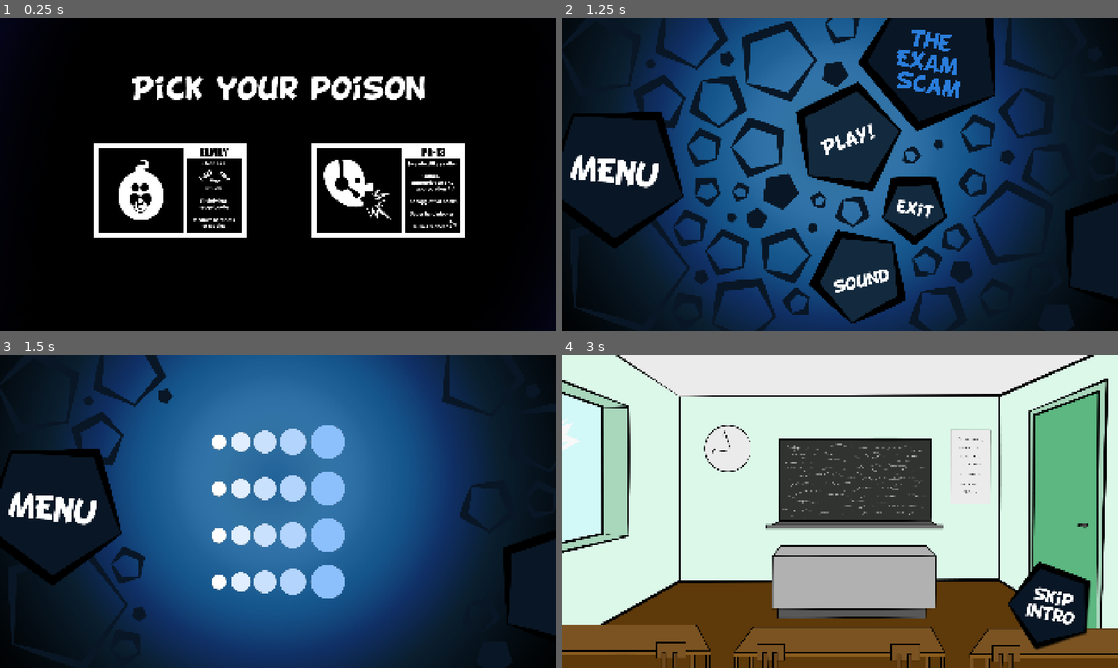
Above: before the commit, frames 1-4 (two rows, left to right).
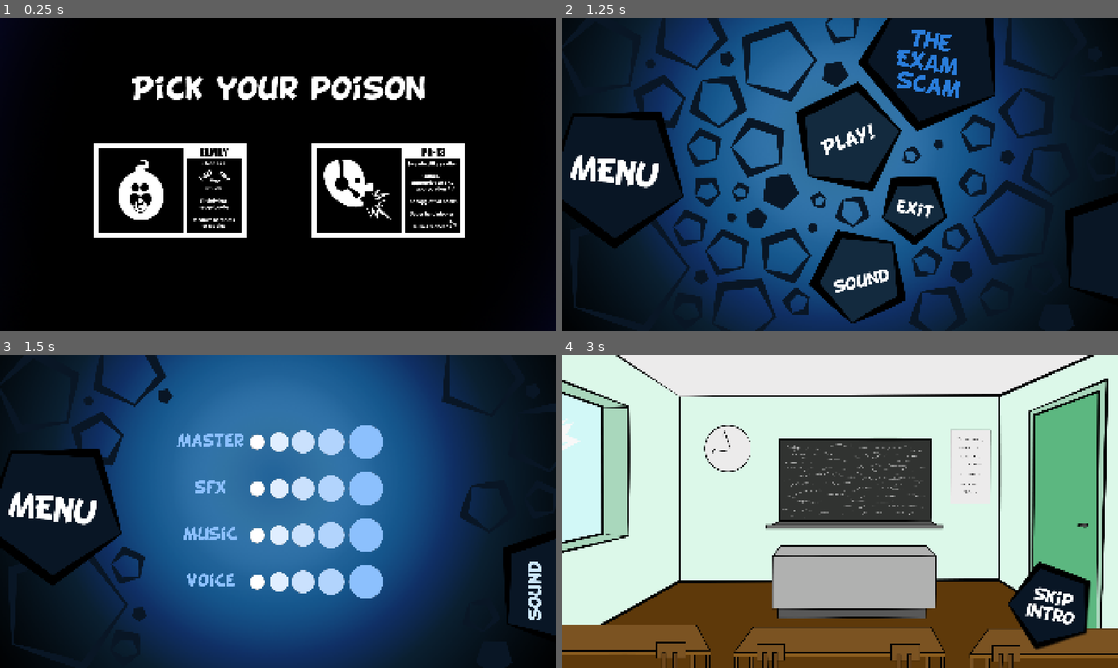
Above: after the commit, the same moments.

Repository: Trickylady/The-Exam-Scam
Game: Godot game, scene res://scenes/pickpgnonpg.tscn
The game is run twice, just before and just after one commit, with the same random seed, the same clock (stepped at 60 frames per second) and the same inputs.
Inputs (mouse positions are in pixels of both pictures, inside the frame that each line leads up to):
- Up to frame 1 (0.25 s): no input
- Up to frame 2 (1.25 s): click (734, 190) at 0.5 s
- Up to frame 3 (1.5 s): click (294, 614) at 1.25 s
- Up to frame 4 (3 s): click (617, 514) at 2 s; click (851, 473) at 2.75 s

Frames 1-2 are identical in both runs. In frame 3, 8.5% of the frame differs, in the area x 31-98%, y 22-85%; in frame 4, nothing differs.

Commit message:
stats and scores plus sound setting fix

Diff:
--- a/instances/GameStats.gd
+++ b/instances/GameStats.gd
@@ -15,7 +15,8 @@
 var _all: Dictionary[int, LevelStats] = {}
 var level_t_start: int
 var level_n: int
-
+var level_stats: LevelStats:
+	get: return _all[level_n]
 
 signal score_updated
 
@@ -32,26 +33,21 @@
 
 
 func increase_score(partial_scores: int) -> void:
-	var level_stat: LevelStats = _all[level_n]
-	level_stat.scores += partial_scores
+	level_stats.scores += partial_scores
 	score_updated.emit()
 
 
 func _increase_hits(_pencil: Pencil) -> void:
-	var level_stat: LevelStats = _all[level_n]
-	level_stat.hits += 1
+	level_stats.hits += 1
 func _increase_cuts() -> void:
-	var level_stat: LevelStats = _all[level_n]
-	level_stat.cuts += 1
+	level_stats.cuts += 1
 func _on_powerup_collected(powerup: Powerup) -> void:
-	var level_stat: LevelStats = _all[level_n]
 	match powerup.type:
-		Powerup.Type.LIFE: level_stat.lives_collected += 1
-		Powerup.Type.BOOST: level_stat.boosts_collected += 1
-		Powerup.Type.SLOW: level_stat.slows_collected += 1
+		Powerup.Type.LIFE: level_stats.lives_collected += 1
+		Powerup.Type.BOOST: level_stats.boosts_collected += 1
+		Powerup.Type.SLOW: level_stats.slows_collected += 1
 func _on_level_end() -> void:
-	var level_stat: LevelStats = _all[level_n]
-	level_stat.time_elapsed = Time.get_ticks_msec() - level_t_start
+	level_stats.time_elapsed = Time.get_ticks_msec() - level_t_start
 
 
 func get_global_scores() -> int:
@@ -92,4 +88,4 @@
 	if t_dict["hour"] > 0:
 		return "%d:%02d%02d" % [t_dict["hour"], t_dict["minute"], t_dict["second"]]
 
-	return "%02d%02d.%03d" % [t_dict["minute"], t_dict["second"], fract]
+	return "%02d:%02d.%03d" % [t_dict["minute"], t_dict["second"], fract]
--- a/scenes/level_score.gd
+++ b/scenes/level_score.gd
@@ -4,11 +4,31 @@
 func _ready() -> void:
 	Aud.play_win_level()
 	Input.mouse_mode = Input.MOUSE_MODE_VISIBLE
+	await get_tree().process_frame
 	_populate()
 
 
 func _populate() -> void:
-	%lb_score.text =  "[wave]%s[/wave]" % Mng.score
+	var text: String
+	var l_stats: GameStats.LevelStats = Mng.stats.level_stats
+	%lb_level.text = "Level %s completed!" % Mng.stats.level_n
+
+	text = "with %s cuts!" % stat_value(l_stats.cuts)
+	text += "\nLevel score %s" % stat_value(l_stats.scores)
+	text += "\nTime elapsed %s" % stat_value(GameStats.t_msec_to_string(l_stats.time_elapsed))
+	text += "\n1 UPs! collected %s" % stat_value(l_stats.lives_collected)
+	text += "\nAdderals collected %s" % stat_value(l_stats.boosts_collected)
+	text += "\nXanax collected %s" % stat_value(l_stats.slows_collected)
+	text += "\nHits %s times..." % stat_value(l_stats.hits, Color.ORANGE_RED)
+	%lb_score.text = text
+
+	var tot_scores: int = Mng.stats.get_global_scores()
+	%lb_tot_score.text = "Total scores %s" % stat_value(tot_scores, Color.GREEN, 80)
+
+
+func stat_value(value: Variant, col: Color = Color.GOLD, text_size: int = 50) -> String:
+	var col_hex: String = col.to_html(false)
+	return "[color=%s][font_size=%s][wave]%s[/wave][/font_size][/color]" % [col_hex, text_size, value]
 
 
 func _on_btn_go_to_menu_pressed() -> void:
--- a/scenes/level_score.tscn
+++ b/scenes/level_score.tscn
@@ -41,22 +41,39 @@
 offset_bottom = 390.0
 grow_horizontal = 2
 grow_vertical = 2
+theme_override_constants/separation = 36
 alignment = 1
 
-[node name="Label" type="Label" parent="vb"]
+[node name="lb_level" type="Label" parent="vb"]
+unique_name_in_owner = true
 layout_mode = 2
-text = "Score"
+text = "Level 0 completed!"
 label_settings = SubResource("LabelSettings_fordv")
 horizontal_alignment = 1
 
 [node name="lb_score" type="RichTextLabel" parent="vb"]
 unique_name_in_owner = true
 layout_mode = 2
+theme_override_font_sizes/normal_font_size = 35
 bbcode_enabled = true
-text = "1500"
+text = "with [color=red][font_size=50][wave]10[/wave][/font_size][/color] cuts!
+Level score [font_size=50][wave]752[/wave][/font_size]
+Time elapsed [font_size=50][wave]0:00.023[/wave][/font_size]
+1 UPs! collected [font_size=50][wave]0[/wave][/font_size]
+Adderals collected [font_size=50][wave]2[/wave][/font_size]
+Xanax collected [font_size=50][wave]1[/wave][/font_size]
+Hits [font_size=50][wave]3[/wave][/font_size] times..."
 fit_content = true
 horizontal_alignment = 1
 vertical_alignment = 1
+
+[node name="lb_tot_score" type="RichTextLabel" parent="vb"]
+unique_name_in_owner = true
+layout_mode = 2
+bbcode_enabled = true
+text = "Tot Scores [font_size=70]1340"
+fit_content = true
+horizontal_alignment = 1
 
 [node name="btn_go_to_menu" type="Button" parent="."]
 layout_mode = 0
--- a/scenes/sound_settings.gd
+++ b/scenes/sound_settings.gd
@@ -9,6 +9,19 @@
 	%volume_voice.value =  AudioServer.get_bus_volume_linear(3)
 
 
+func _toggle_mute(bus: int) -> void:
+	var is_mute: bool = AudioServer.is_bus_mute(bus)
+	AudioServer.set_bus_mute(bus, !is_mute)
+	match bus:
+		0: %lb_master.text = "Master" if is_mute else "[color=black][s]Master"
+		1: %lb_sfx.text = "Sfx" if is_mute else "[color=black][s]Sfx"
+		2: %lb_music.text = "Music" if is_mute else "[color=black][s]Music"
+		3: %lb_voice.text = "voice" if is_mute else "[color=black][s]voice"
+
+
+func _on_btn_back_pressed() -> void:
+	hide()
+
 func _on_volume_master_value_changed(value: float) -> void:
 	AudioServer.set_bus_volume_linear(0, value)
 func _on_volume_sfx_value_changed(value: float) -> void:
@@ -19,5 +32,7 @@
 	AudioServer.set_bus_volume_linear(3, value)
 
 
-func _on_btn_back_pressed() -> void:
-	hide()
+func _on_lb_master_gui_input(event: InputEvent) -> void: if event.is_pressed(): _toggle_mute(0)
+func _on_lb_sfx_gui_input(event: InputEvent) -> void: if event.is_pressed(): _toggle_mute(1)
+func _on_lb_music_gui_input(event: InputEvent) -> void: if event.is_pressed(): _toggle_mute(2)
+func _on_lb_voice_gui_input(event: InputEvent) -> void: if event.is_pressed(): _toggle_mute(3)
--- a/scenes/sound_settings.tscn
+++ b/scenes/sound_settings.tscn
@@ -1,9 +1,13 @@
-[gd_scene load_steps=5 format=3 uid="uid://5h3ennugpanl"]
+[gd_scene load_steps=6 format=3 uid="uid://5h3ennugpanl"]
 
 [ext_resource type="Script" uid="uid://6voauss1t5dj" path="res://scenes/sound_settings.gd" id="1_6uf41"]
 [ext_resource type="Theme" uid="uid://benif35do1jnk" path="res://theme/main.theme" id="1_lt7em"]
 [ext_resource type="PackedScene" uid="uid://dn1ofk32ps65o" path="res://instances/volume_slider.tscn" id="3_b4h2r"]
 [ext_resource type="Texture2D" uid="uid://2i8ledfyd7uc" path="res://images/bg/background_menutabs.png" id="3_lt7em"]
+
+[sub_resource type="LabelSettings" id="LabelSettings_tg8u4"]
+font_size = 50
+font_color = Color(0.807843, 0.909804, 0.984314, 1)
 
 [node name="sound_settings" type="Control"]
 layout_mode = 3
@@ -31,25 +35,85 @@
 theme_override_constants/separation = 44
 alignment = 1
 
-[node name="volume_master" parent="vb" instance=ExtResource("3_b4h2r")]
+[node name="hb1" type="HBoxContainer" parent="vb"]
+layout_mode = 2
+size_flags_horizontal = 4
+
+[node name="lb_master" type="RichTextLabel" parent="vb/hb1"]
+unique_name_in_owner = true
+custom_minimum_size = Vector2(260, 0)
+layout_mode = 2
+size_flags_horizontal = 4
+theme_override_colors/default_color = Color(0.54902, 0.752941, 0.992157, 1)
+bbcode_enabled = true
+text = "[s]Master"
+horizontal_alignment = 1
+vertical_alignment = 1
+
+[node name="volume_master" parent="vb/hb1" instance=ExtResource("3_b4h2r")]
 unique_name_in_owner = true
 layout_mode = 2
 size_flags_horizontal = 4
 size_flags_vertical = 4
 
-[node name="volume_sfx" parent="vb" instance=ExtResource("3_b4h2r")]
+[node name="hb2" type="HBoxContainer" parent="vb"]
+layout_mode = 2
+size_flags_horizontal = 4
+
+[node name="lb_sfx" type="RichTextLabel" parent="vb/hb2"]
+unique_name_in_owner = true
+custom_minimum_size = Vector2(260, 0)
+layout_mode = 2
+size_flags_horizontal = 4
+theme_override_colors/default_color = Color(0.54902, 0.752941, 0.992157, 1)
+bbcode_enabled = true
+text = "sfx"
+horizontal_alignment = 1
+vertical_alignment = 1
+
+[node name="volume_sfx" parent="vb/hb2" instance=ExtResource("3_b4h2r")]
 unique_name_in_owner = true
 layout_mode = 2
 size_flags_horizontal = 4
 size_flags_vertical = 4
 
-[node name="volume_mus" parent="vb" instance=ExtResource("3_b4h2r")]
+[node name="hb3" type="HBoxContainer" parent="vb"]
+layout_mode = 2
+size_flags_horizontal = 4
+
+[node name="lb_music" type="RichTextLabel" parent="vb/hb3"]
+unique_name_in_owner = true
+custom_minimum_size = Vector2(260, 0)
+layout_mode = 2
+size_flags_horizontal = 4
+theme_override_colors/default_color = Color(0.54902, 0.752941, 0.992157, 1)
+bbcode_enabled = true
+text = "Music"
+horizontal_alignment = 1
+vertical_alignment = 1
+
+[node name="volume_mus" parent="vb/hb3" instance=ExtResource("3_b4h2r")]
 unique_name_in_owner = true
 layout_mode = 2
 size_flags_horizontal = 4
 size_flags_vertical = 4
 
-[node name="volume_voice" parent="vb" instance=ExtResource("3_b4h2r")]
+[node name="hb4" type="HBoxContainer" parent="vb"]
+layout_mode = 2
+size_flags_horizontal = 4
+
+[node name="lb_voice" type="RichTextLabel" parent="vb/hb4"]
+unique_name_in_owner = true
+custom_minimum_size = Vector2(260, 0)
+layout_mode = 2
+size_flags_horizontal = 4
+theme_override_colors/default_color = Color(0.54902, 0.752941, 0.992157, 1)
+bbcode_enabled = true
+text = "Voice"
+horizontal_alignment = 1
+vertical_alignment = 1
+
+[node name="volume_voice" parent="vb/hb4" instance=ExtResource("3_b4h2r")]
 unique_name_in_owner = true
 layout_mode = 2
 size_flags_horizontal = 4
@@ -63,8 +127,22 @@
 offset_bottom = 767.0
 flat = true
 
-[connection signal="value_changed" from="vb/volume_master" to="." method="_on_volume_master_value_changed"]
-[connection signal="value_changed" from="vb/volume_sfx" to="." method="_on_volume_sfx_value_changed"]
-[connection signal="value_changed" from="vb/volume_mus" to="." method="_on_volume_mus_value_changed"]
-[connection signal="value_changed" from="vb/volume_voice" to="." method="_on_volume_voice_value_changed"]
+[node name="lb_sound" type="Label" parent="."]
+layout_mode = 0
+offset_left = 1821.0
+offset_top = 913.0
+offset_right = 2027.0
+offset_bottom = 969.5
+rotation = -1.57079
+text = "sound"
+label_settings = SubResource("LabelSettings_tg8u4")
+
+[connection signal="gui_input" from="vb/hb1/lb_master" to="." method="_on_lb_master_gui_input"]
+[connection signal="value_changed" from="vb/hb1/volume_master" to="." method="_on_volume_master_value_changed"]
+[connection signal="gui_input" from="vb/hb2/lb_sfx" to="." method="_on_lb_sfx_gui_input"]
+[connection signal="value_changed" from="vb/hb2/volume_sfx" to="." method="_on_volume_sfx_value_changed"]
+[connection signal="gui_input" from="vb/hb3/lb_music" to="." method="_on_lb_music_gui_input"]
+[connection signal="value_changed" from="vb/hb3/volume_mus" to="." method="_on_volume_mus_value_changed"]
+[connection signal="gui_input" from="vb/hb4/lb_voice" to="." method="_on_lb_voice_gui_input"]
+[connection signal="value_changed" from="vb/hb4/volume_voice" to="." method="_on_volume_voice_value_changed"]
 [connection signal="pressed" from="btn_back" to="." method="_on_btn_back_pressed"]
Not shown: 1 places in instances/singleton/Aud.tscn that only renumber resources
